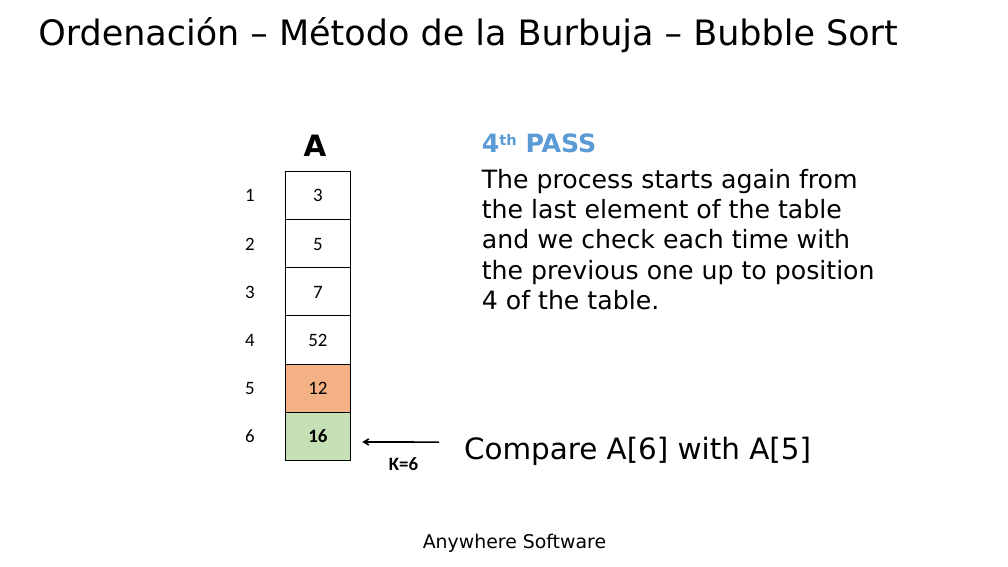
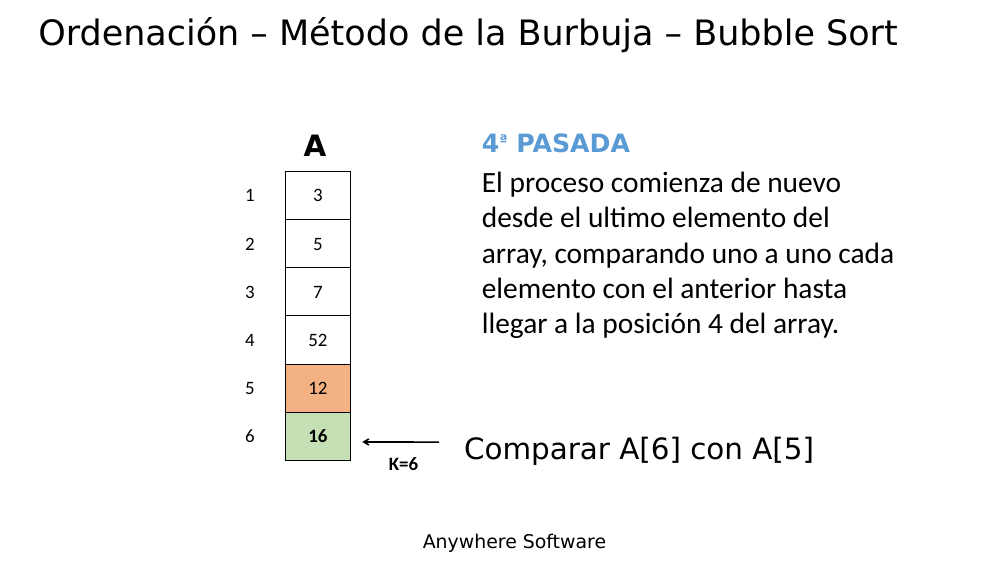
Before and after one commit to Lamashino/Teaching-B4J, a slide deck: slide 41 of Tema 14 - Matrices - Arrays/Tema 14 - Matrices - Arrays.pptx. Drawn at 1008x567 pixels with LibreOffice and Linux fonts; fonts in the diff are those of the drawing; background and template pictures are left out. Boxes give left, top, right and bottom in pixels: in the first picture for what was removed or moved away, otherwise in the second. Text is boxed around its words. In the diff, an @@ line names an element or a change of style, - is before the commit and + after.

```diff
--- a/Tema 14 - Matrices - Arrays/Tema 14 - Matrices - Arrays.pptx
+++ b/Tema 14 - Matrices - Arrays/Tema 14 - Matrices - Arrays.pptx
@@ text at bbox=[516, 133, 630, 153]: text changed @@
-4th PASS
+4ª PASADA
@@ text at bbox=[482, 171, 894, 338]: text changed; size 24 to 28 pt; font DejaVu Sans to Calibri @@
-The process starts again from the last element of the table and we check each time with the previous one up to position 4 of the table.
+El proceso comienza de nuevo desde el ultimo elemento del array, comparando uno a uno cada elemento con el anterior hasta llegar a la posición 4 del array.
@@ text at bbox=[464, 436, 814, 465]: text changed @@
-Compare A[6] with A[5]
+Comparar A[6] con A[5]
```
Also in this commit, not shown: 22 other slides changed.
